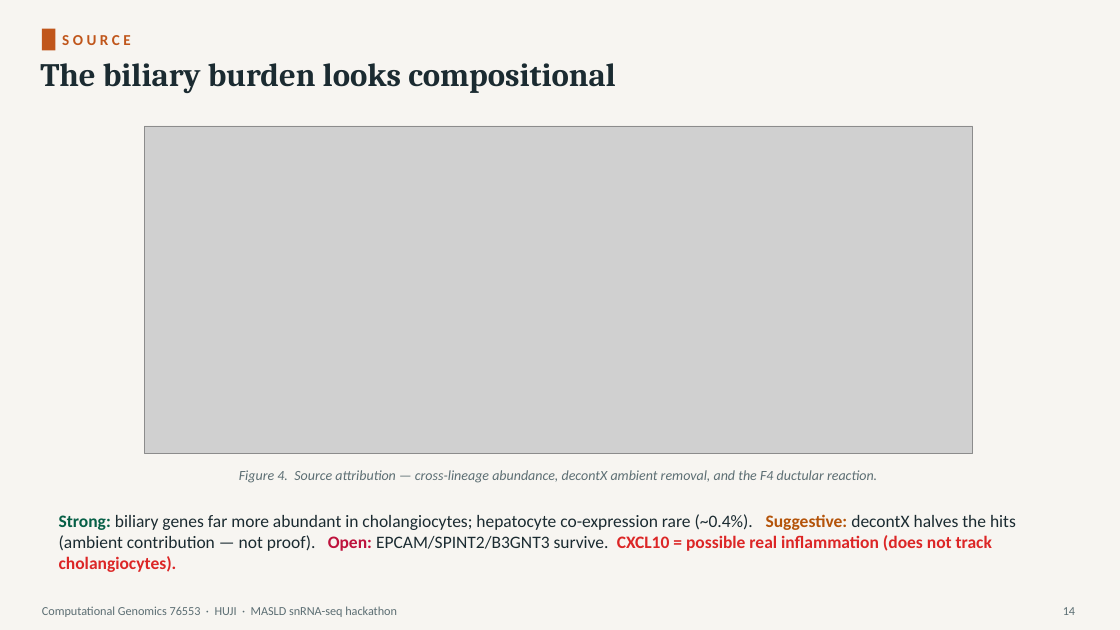
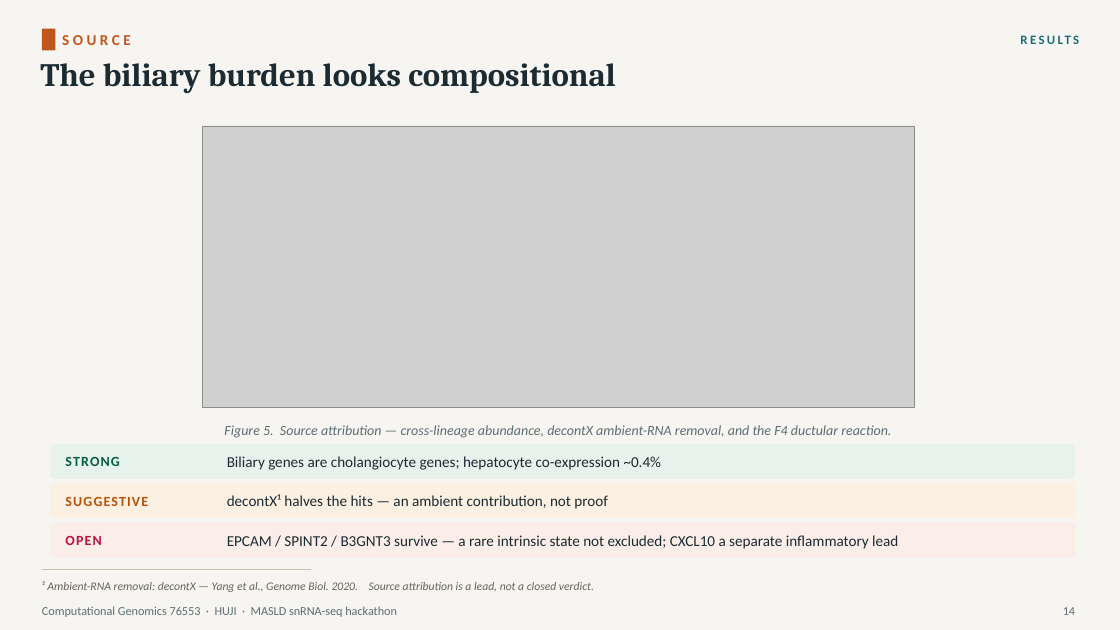
Before and after one commit to roeetekoah/liver-zonation, a slide deck: slide 14 of presentation/MASLD_zonation.pptx. Drawn at 1120x630 pixels with LibreOffice and Linux fonts; fonts in the diff are those of the drawing; grey boxes stand for pictures. Boxes give left, top, right and bottom in pixels: in the first picture for what was removed or moved away, otherwise in the second. Text is boxed around its words. In the diff, an @@ line names an element or a change of style, - is before the commit and + after.

```diff
--- a/presentation/MASLD_zonation.pptx
+++ b/presentation/MASLD_zonation.pptx
@@ text added at <box>790,27,1080,52</box>, 11 pt, text #1B6E78, bold @@
+RESULTS
@@ picture: place and size @@
-picture at <box>145,126,973,454</box>
+picture at <box>203,126,915,408</box>
@@ rounded rectangle added at <box>50,444,1075,479</box>, fill #E7F2ED @@
@@ text at <box>224,425,891,438</box>: text changed @@
-Figure 4. Source attribution — cross-lineage abundance, decontX ambient removal, and the F4 ductular reaction.
+Figure 5. Source attribution — cross-lineage abundance, decontX ambient-RNA removal, and the F4 ductular reaction.
@@ text added at <box>65,457,119,466</box>, 12 pt, text #065F46, bold @@
+STRONG
@@ text added at <box>227,456,662,470</box>, 13 pt, text #1B2B31 @@
+Biliary genes are cholangiocyte genes; hepatocyte co-expression ~0.4%
@@ rounded rectangle added at <box>50,483,1075,518</box>, fill #FBF0E2 @@
@@ text added at <box>65,497,148,506</box>, 12 pt, text #B45309, bold @@
+SUGGESTIVE
@@ text added at <box>227,494,608,509</box>, 13 pt, text #1B2B31 @@
+decontX¹ halves the hits — an ambient contribution, not proof
@@ rounded rectangle added at <box>50,523,1075,558</box>, fill #FBEEE9 @@
@@ text removed at <box>59,514,1016,572</box> @@
-Strong: biliary genes far more abundant in cholangiocytes; hepatocyte co-expression rare (~0.4%). Suggestive: decontX halves the hits (ambient contribution — not proof). Open: EPCAM/SPINT2/B3GNT3 survive. CXCL10 = possible real inflammation (does not track cholangiocytes).
@@ text added at <box>65,536,101,545</box>, 12 pt, text #BE123C, bold @@
+OPEN
@@ text added at <box>227,535,898,549</box>, 13 pt, text #1B2B31 @@
+EPCAM / SPINT2 / B3GNT3 survive — a rare intrinsic state not excluded; CXCL10 a separate inflammatory lead
@@ line added from (42, 570) to (311, 570), #C9C0B2 0.75 pt @@
@@ text added at <box>42,581,594,592</box>, 10 pt, text #6B6256, italic @@
+¹ Ambient-RNA removal: decontX — Yang et al., Genome Biol. 2020. Source attribution is a lead, not a closed verdict.
```
Also in this commit, not shown: 17 other slides changed, 6 slides added, 4 slides removed, 21 other files.
